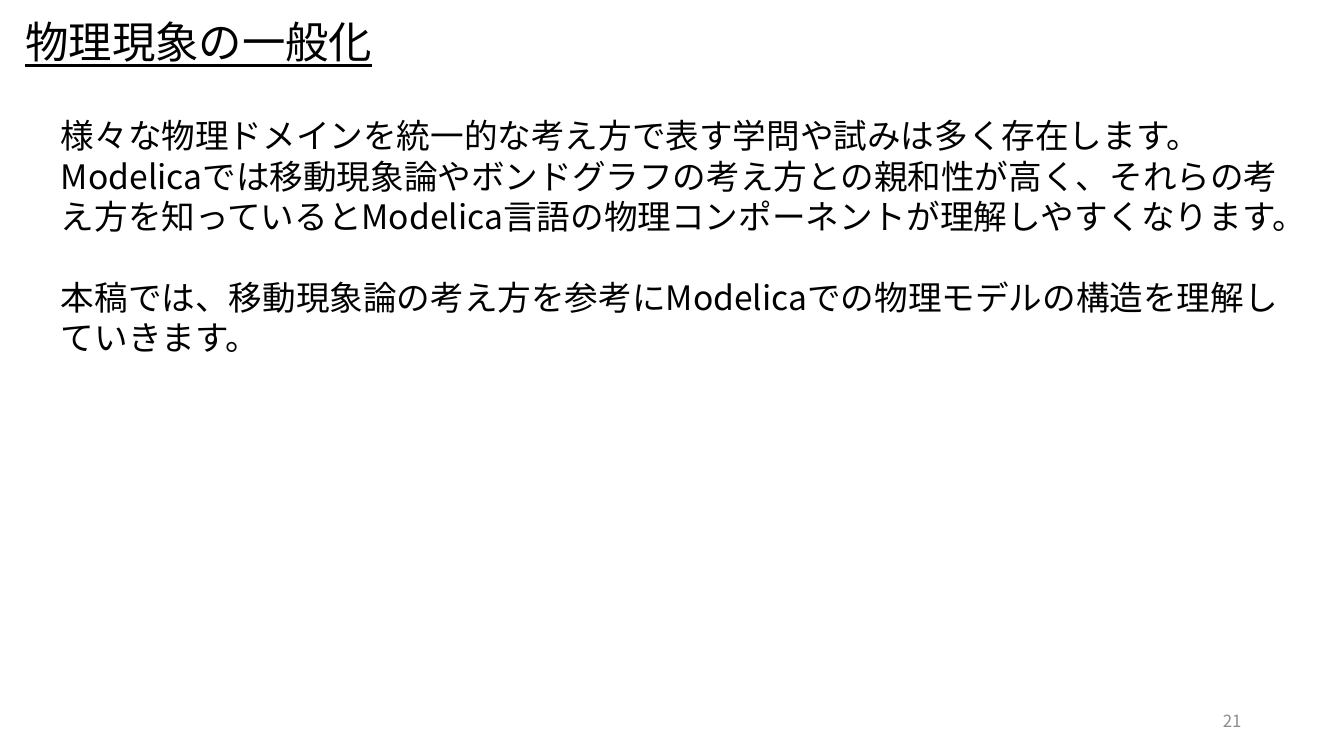
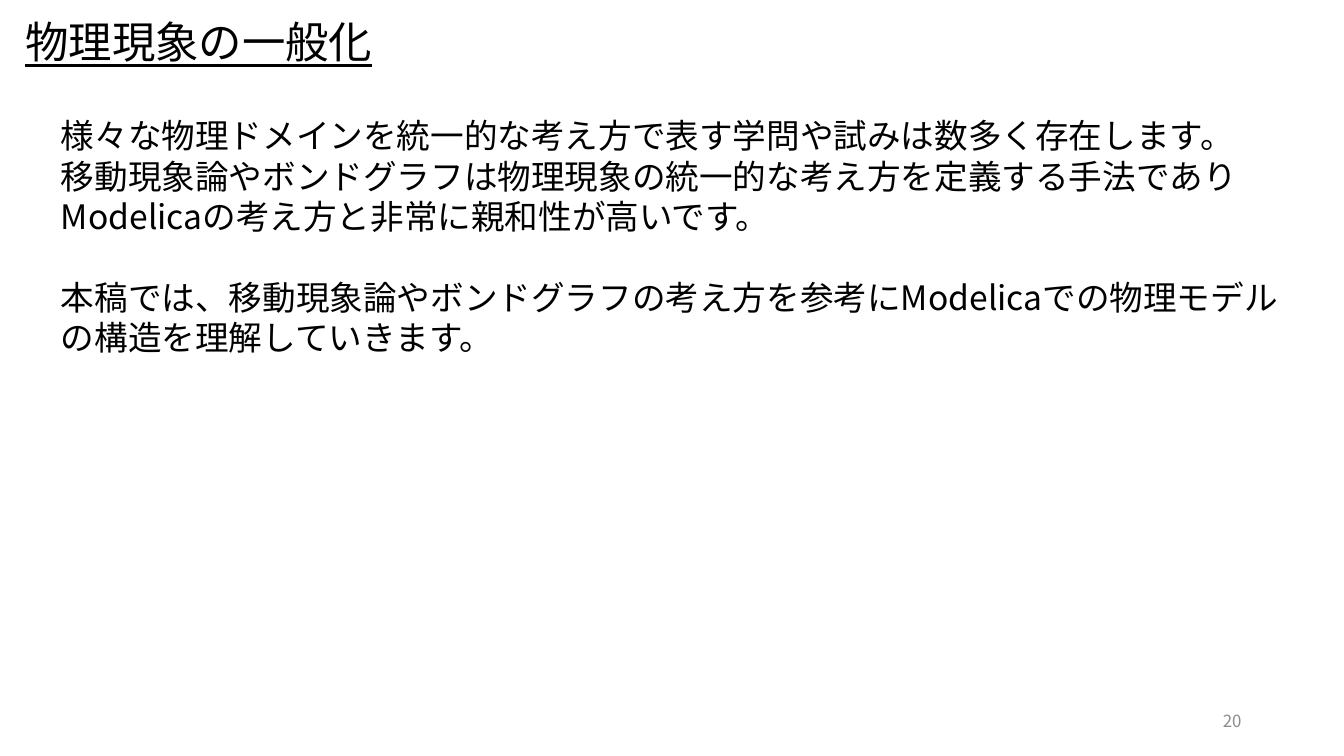
Before and after one commit to UedaShigenori/OpenModelica_Tutorials_Ja, a slide deck: slide 20 of Dev/7_PhysicsDomainModel/OpenModelica_Tutorials_7_PlantModel.pptx (slide 21 before the commit). Drawn at 1344x756 pixels with LibreOffice and Linux fonts; fonts in the diff are those of the drawing. Boxes give left, top, right and bottom in pixels: in the first picture for what was removed or moved away, otherwise in the second. Text is boxed around its words. In the diff, an @@ line names an element or a change of style, - is before the commit and + after.

Commit message:
プラントモデル修正

```diff
--- a/Dev/7_PhysicsDomainModel/OpenModelica_Tutorials_7_PlantModel.pptx
+++ b/Dev/7_PhysicsDomainModel/OpenModelica_Tutorials_7_PlantModel.pptx
@@ text at [61, 119, 1278, 353]: text changed @@
-様々な物理ドメインを統一的な考え方で表す学問や試みは多く存在します。
-Modelicaでは移動現象論やボンドグラフの考え方との親和性が高く、それらの考え方を知っているとModelica言語の物理コンポーネントが理解しやすくなります。
-本稿では、移動現象論の考え方を参考にModelicaでの物理モデルの構造を理解していきます。
+様々な物理ドメインを統一的な考え方で表す学問や試みは数多く存在します。
+移動現象論やボンドグラフは物理現象の統一的な考え方を定義する手法でありModelicaの考え方と非常に親和性が高いです。
+本稿では、移動現象論やボンドグラフの考え方を参考にModelicaでの物理モデルの構造を理解していきます。
@@ page number at [1223, 714, 1242, 727]: text changed @@
-21
+20
```
Also in this commit, not shown: 11 other slides changed, 2 slides added.
